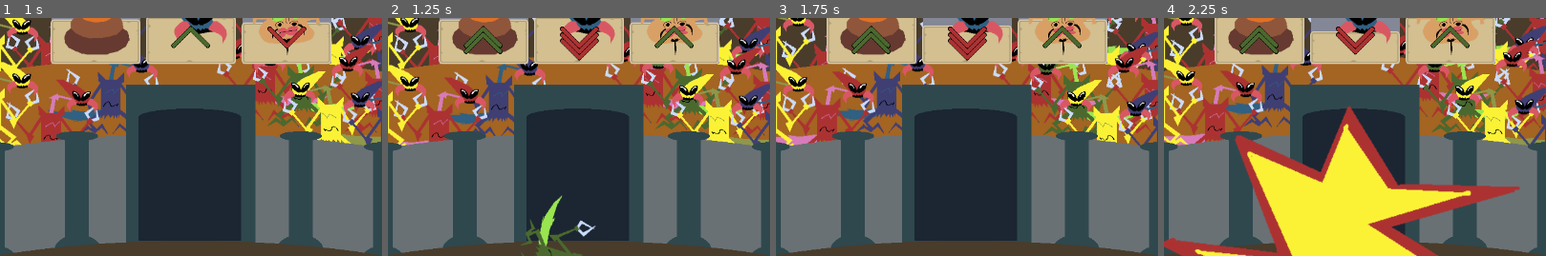
Above: before the commit, frames 1-4 (left to right).
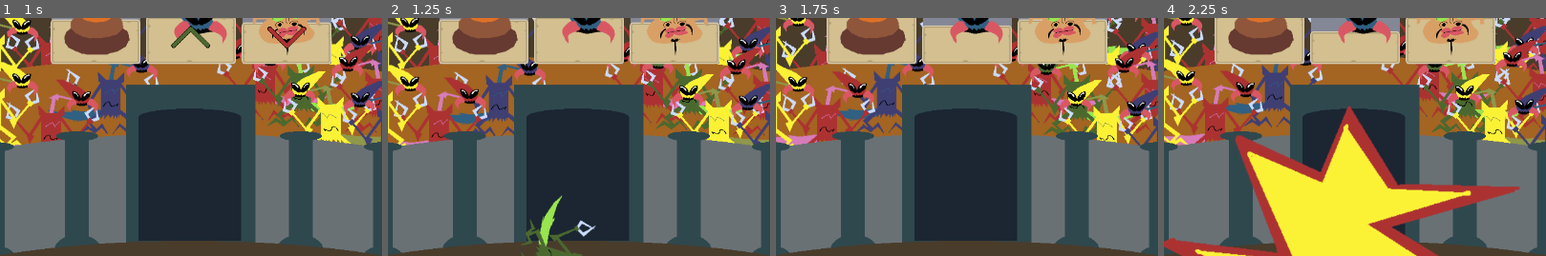
Above: after the commit, the same moments.

Repository: P1X-in/space-tricks
Game: Godot game, scene res://scenes/main.tscn
The game is run twice, just before and just after one commit, with the same random seed, the same clock (stepped at 60 frames per second) and the same inputs.
Inputs (mouse positions are % of the whole screen's width and height, from its top left):
- Up to frame 1 (1 s): click (16, 50) at 0.5 s
- Up to frame 2 (1.25 s): no input
- Up to frame 3 (1.75 s): click (16, 50) at 1.25 s
- Up to frame 4 (2.25 s): click (16, 50) at 2 s
The pictures show only the part of the screen within x 25-75%, y 12-62%; the shares and areas given below are measured in that part.

Frame 1 is identical in both runs. In frame 2, 1.6% of the frame differs, in the area x 19-80%, y 3-18%; in frame 3, 1.6%; in frame 4, 1.4%.

Commit message:
Hover fix

Diff:
--- a/scenes/main.gd
+++ b/scenes/main.gd
@@ -76,6 +76,7 @@
 
 
 func _on_mouse_exited() -> void:
+	self.current_hover = ""
 	for resource: Node2D in self.resources.values():
 		resource.clear_hint()
 
